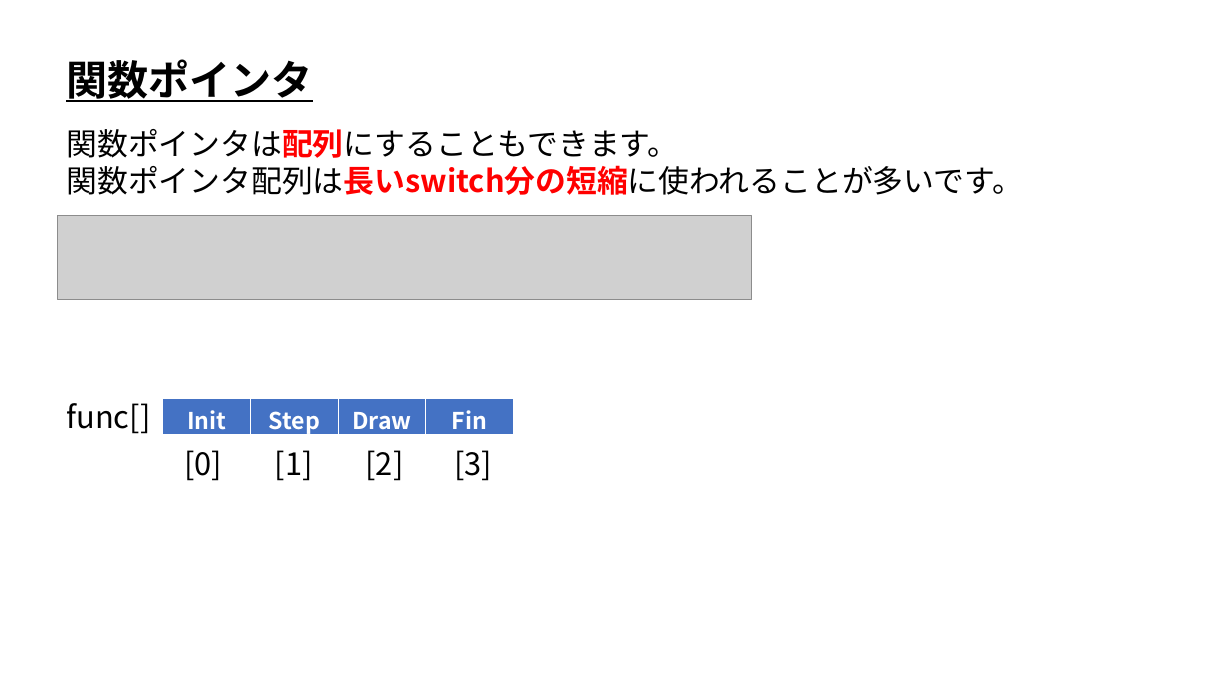
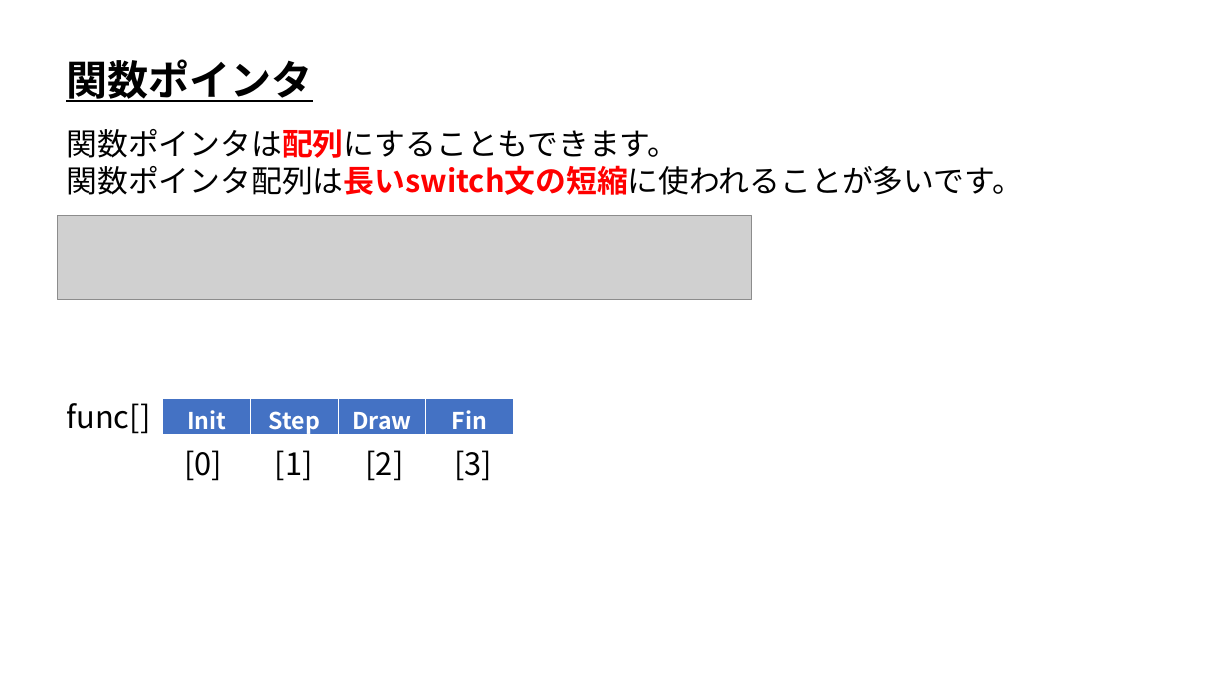
Before and after one commit to ArakiYusuke-Ohara/Textbook, a slide deck: slide 9 of ゲーム科1年/00_前期/プログラミングⅡ/17_関数ポインタ.pptx. Drawn at 1232x693 pixels with LibreOffice and Linux fonts; fonts in the diff are those of the drawing; grey boxes stand for pictures. Boxes give left, top, right and bottom in pixels: in the first picture for what was removed or moved away, otherwise in the second. Text is boxed around its words. In the diff, an @@ line names an element or a change of style, - is before the commit and + after.

```diff
--- a/ゲーム科1年/00_前期/プログラミングⅡ/17_関数ポインタ.pptx
+++ b/ゲーム科1年/00_前期/プログラミングⅡ/17_関数ポインタ.pptx
@@ text at [66, 165, 1022, 195]: text changed @@
-関数ポインタ配列は長いswitch分の短縮に使われることが多いです。
+関数ポインタ配列は長いswitch文の短縮に使われることが多いです。
```
Also in this commit, not shown: 4 other files.
